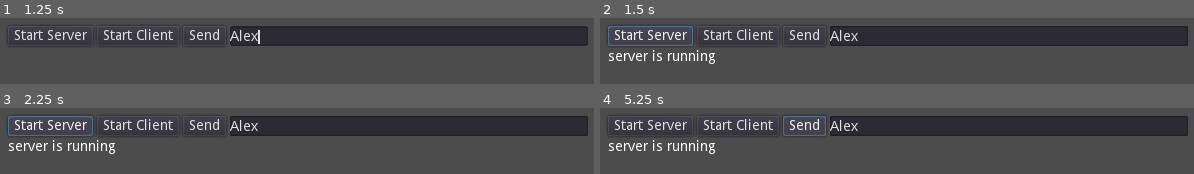
Above: before the commit, frames 1-4 (two rows, left to right).
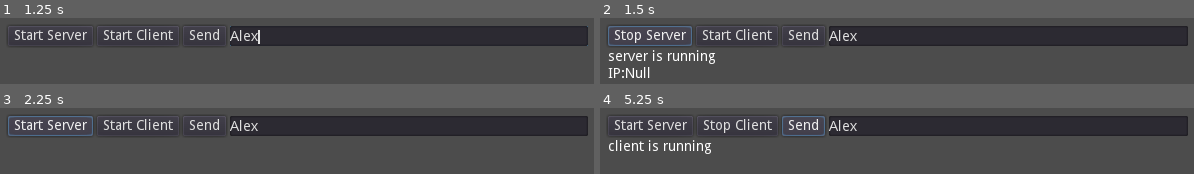
Above: after the commit, the same moments.

Repository: LuizAntonioPereira/Client_Server_multiplayer
Game: Godot game, scene res://Node2D.tscn
Two runs of this game, one before a commit and one after it. Both use one fixed random seed, a clock stepped at 60 frames per second and the inputs below.
Inputs (mouse positions are in pixels of both pictures, inside the frame that each line leads up to):
- Up to frame 1 (1.25 s): click (409, 35) at 0.52 s; type "Alex" at 0.6 s
- Up to frame 2 (1.5 s): click "Start Server" at 1.25 s
- Up to frame 3 (2.25 s): click "Start Server" (after the commit: "Stop Server") at 2 s
- Up to frame 4 (5.25 s): click "Start Client" at 2.75 s; click "Start Client" (after the commit: "Stop Client") at 3.5 s; click "Start Client" at 4.25 s; click "Send" at 5 s

Frame 1 is identical in both runs. In frame 2, 3.3% of the frame differs, in the area x 1-44%, y 12-91%; in frame 3, 1.1%; in frame 4, 3.2%.
Error before the commit: Invalid get index '3' (on base: 'Array'). (res://Node2D.gd:128)

Commit message:
up

Diff:
--- a/Node2D.gd
+++ b/Node2D.gd
@@ -19,14 +19,6 @@
 
 var endereco = IP.get_local_addresses()
 
-func _ready():
-	self.Text = self.get_ip_address()
-
-	get_tree().connect("connected_to_server", self,"on_connected")
-	get_tree().connect("server_disconnected", self,"on_disconnected")
-	get_tree().connect("network_peer_connected", self,"on_client_connected")
-	get_tree().connect("network_peer_disconnected", self,"on_client_disconnected")
-
 func _on_ServerButton_pressed():
 	print(endereco)
 	print(typeof(endereco))
@@ -35,11 +27,12 @@
 		net.create_server(port,max_player)
 		get_tree().set_network_peer(net)
 		statusLabel.text = "server is running \n"
-		statusLabel.text += str("IP:", endereco[5], "\n")
+		statusLabel.text += str("IP:", get_ip_address(), "\n")
 
 		btnServer.text = "Stop Server"
 		isServer = true
-
+		get_tree().connect("network_peer_connected", self,"on_client_connected")
+		get_tree().connect("network_peer_disconnected", self,"on_client_disconnected")
 
 	elif isServer:
 		get_tree().set_network_peer(null)
@@ -47,7 +40,8 @@
 		statusLabel.text = ""
 		btnServer.text = "Start Server"
 		isServer = false
-
+		get_tree().disconnect("network_peer_connected", self,"on_client_connected")
+		get_tree().disconnect("network_peer_disconnected", self,"on_client_disconnected")
 
 func on_client_disconnected(id):
 		print(id)
@@ -69,13 +63,16 @@
 		statusLabel.text = "client is running"
 		btnClient.text = "Stop Client"
 		isClient = true
-
+		get_tree().connect("connected_to_server", self,"on_connected")
+		get_tree().connect("server_disconnected", self,"on_disconnected")
 	elif isClient:
 		get_tree().set_network_peer(null)
 		net.close_connection()
 		statusLabel.text = ""
 		btnClient.text = "Start Client"
 		isClient = false
+		get_tree().disconnect("connected_to_server", self,"on_connected")
+		get_tree().disconnect("server_disconnected", self,"on_disconnected")
 
 func on_connected(id):
 	logLabel.text += "client_connected \n" + str(id)
@@ -121,14 +118,6 @@
 	pass # Replace with function body.
 
 func get_ip_address():
-	var result_ip = ""
-	if OS.get_name() == 'Android':
-		result_ip = IP.get_local_addresses()[0]
-	else:
-		result_ip = IP.get_local_addresses()[3]
-
 	for ip in IP.get_local_addresses():
-		if ip.begins_with('192.168.') and not ip.ends_with('.1'):
-			result_ip = ip
-
-	return result_ip
+		if ip.begins_with("192.168."):
+			return ip
